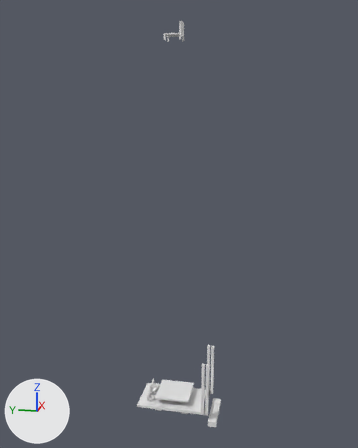
A saved change to the Blender file BlenderFiles/WallAnime.blend.
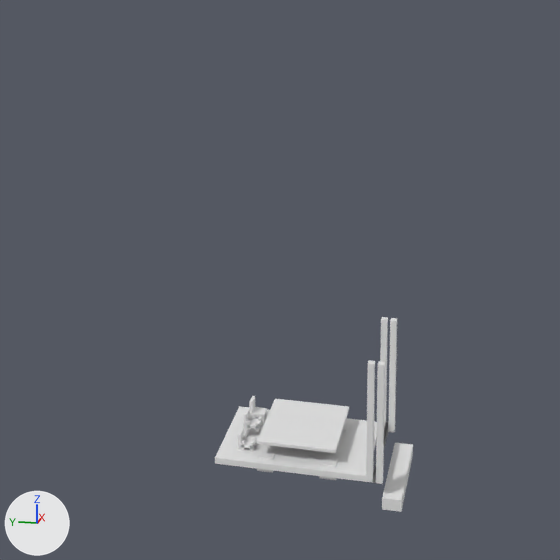
The first picture shows the older version from a 50 mm lens placed at (-65.8, -6.8, 94.0), pointed at (0.3, 6.4, 77.5). The close-ups show both versions on the part from 13% to 79% of the width and 47% to 100% of the height of that picture; other places that the commit changed are outside them. Arrows for +X, +Y and +Z are at lower left; the lights stay in place.
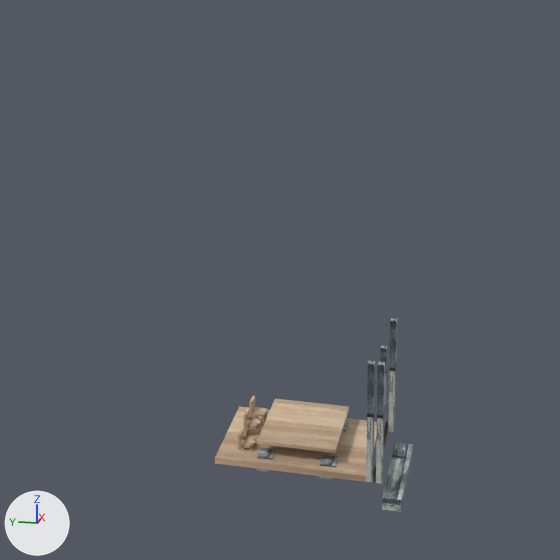
Changed parts and their boxes (x1, y1, x2, y2) in the close-ups (560 x 560 px):
'Cube.017', recoloured (white to beige)
    both: (215, 406, 377, 482)
'Cube.022', recoloured (white to beige)
    both: (257, 399, 349, 453)
'Cube', recoloured (white to grey)
    both: (382, 443, 413, 512)
'Cube.006', recoloured
    both: (376, 361, 385, 484)
'Cube.001', recoloured
    both: (366, 360, 375, 483)
'Cube.007', recoloured
    both: (388, 318, 397, 432)
'Cube.002', recoloured, rescaled
    before: (380, 317, 388, 428)
    after: (380, 345, 388, 404)

What changed in the scene script:
```text
Add img_wood_jpg:
    img_wood_jpg = load_image('Wood.jpg', 'Wood.jpg', 1280, 852, 'sRGB')
Add img_stone_jpg:
    img_stone_jpg = load_image('Stone.jpg', 'Stone.jpg', 1280, 853, 'sRGB')
Add mat_wood:
    mat_wood = principled_material('Wood')
    mat_wood.texture = img_wood_jpg
Add mat_stone:
    mat_stone = principled_material('Stone')
    mat_stone.texture = img_stone_jpg
Change me_cube_108:
    where me_cube_108.from_pydata(...)  # 8 vertices, 6 faces; spans x -1.0..1.0, y -1.0..1.0, z -1.0..1.0
    add me_cube_108.materials.append(mat_stone)  # picture img_stone_jpg
Change me_cube_109:
    where me_cube_109.from_pydata(...)  # 8 vertices, 6 faces; spans x -1.0..1.0, y -1.0..1.0, z -1.0..1.0
    add me_cube_109.materials.append(mat_stone)  # picture img_stone_jpg
Change me_cube_110:
    where me_cube_110.from_pydata(...)  # 8 vertices, 6 faces; spans x -1.0..1.0, y -1.0..1.0, z -1.0..1.0
    add me_cube_110.materials.append(mat_stone)  # picture img_stone_jpg
Change me_cube_114:
    where me_cube_114.from_pydata(...)  # 8 vertices, 6 faces; spans x -1.0..1.0, y -1.0..1.0, z -1.0..1.0
    add me_cube_114.materials.append(mat_stone)  # picture img_stone_jpg
Change me_cube_115:
    where me_cube_115.from_pydata(...)  # 8 vertices, 6 faces; spans x -1.0..1.0, y -1.0..1.0, z -1.0..1.0
    add me_cube_115.materials.append(mat_stone)  # picture img_stone_jpg
Change me_cube_126:
    where me_cube_126.from_pydata(...)  # 8 vertices, 6 faces; spans x -1.0..1.0, y -1.0..1.0, z -1.0..1.0
    add me_cube_126.materials.append(mat_wood)  # picture img_wood_jpg
Change me_cube_131:
    where me_cube_131.from_pydata(...)  # 8 vertices, 6 faces; spans x -1.0..1.0, y -1.0..1.0, z -1.0..1.0
    add me_cube_131.materials.append(mat_wood)  # picture img_wood_jpg
Change ob_cube_002:
    ob_cube_002.scale: (0.2, 0.2, 4.0) -> (0.2, 0.2, 2.0)
```
